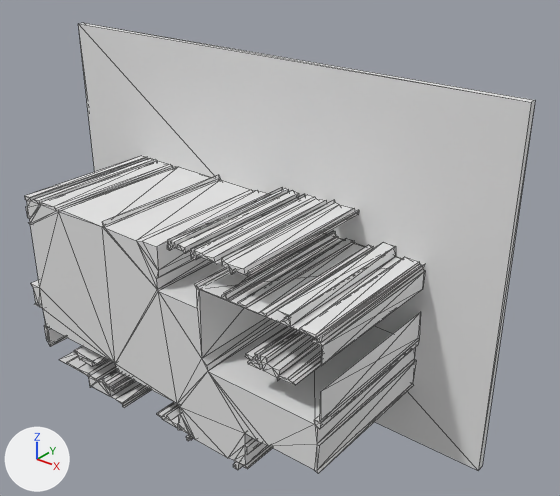
A saved change to the glTF model version one/out_3d/22_7.glb.
Both versions are drawn from a 50 mm camera at (14.26, -10.95, 9.79) aimed at (6.1, -0.75, 3.47). The lights are fixed; the arrows at lower left show +X, +Y and +Z. Mesh edges are drawn as thin lines. Where no turn or scale is listed for an object, it has been applied to the vertices.

The first picture shows 'geometry_0'.
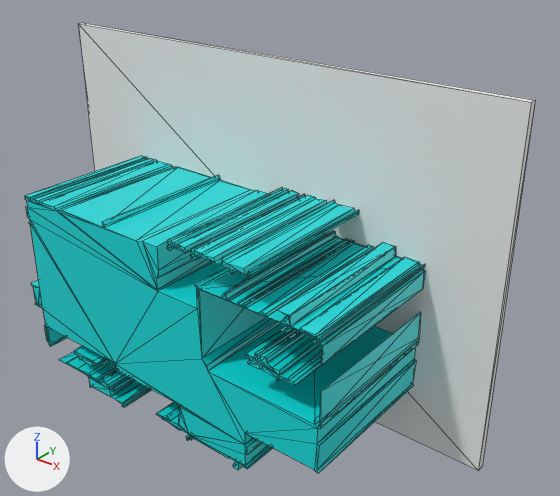
Patch to the scene script:
```diff
--- a/version one/out_3d/22_7.glb.py
+++ b/version one/out_3d/22_7.glb.py
@@ mat_defaultmaterial @@
+mat_defaultmaterial = bpy.data.materials.new('DefaultMaterial')
+mat_defaultmaterial.use_nodes = True; mat_defaultmaterial.node_tree.nodes.clear()
+_N = mat_defaultmaterial.node_tree.nodes; _L = mat_defaultmaterial.node_tree.links
+n0 = _N.new('ShaderNodeOutputMaterial'); n0.name = 'Material Output'
+n1 = _N.new('ShaderNodeBsdfPrincipled'); n1.name = 'Principled BSDF'
+n2 = _N.new('ShaderNodeVertexColor'); n2.name = 'Color Attribute'
+_L.new(n1.outputs[0], n0.inputs[0])  # 'BSDF' to 'Surface'
+_L.new(n2.outputs[0], n1.inputs[0])  # 'Color' to 'Base Color'
@@ me_geometry_0 @@
 # used by ob_geometry_0; location = (0.0, 0.0, 0.0)
-me_geometry_0.from_pydata(...)  # 578 vertices, 1124 faces; spans x 0.0..10.23, y -3.15..0.0, z 0.0..6.81
+me_geometry_0.from_pydata(...)  # 586 vertices, 1140 faces; spans x 0.0..10.23, y -3.15..0.0, z 0.0..6.81
+# me_geometry_0 part 1: 2 vertices moved from x 5.6, y -3.15..-0.15, z 0.48 to x 5.64, y -3.15..-0.15, z 0.48; 10 vertices removed from x 5.03..5.85, y -3.15..-0.15, z 0.35..0.62; 6 vertices added at x 5.01..5.84, y -3.15..-0.15, z 0.35..0.55
+# me_geometry_0 part 2: 12 vertices added at x 7.21..8.79, y -3.15..-0.15, z 3.69..3.76
+# me_geometry_0 part 3: 786 faces spanning x 0.0..10.23, y -3.15..0.0, z 0.0..6.81 switch from no material to mat_defaultmaterial
```

What differs and where, as boxes [x1, y1, x2, y2] in the pictures (560 x 496 px; the box of a moved part takes in the faces that stretch with it):
part 1 of me_geometry_0, moved or reshaped: before [157, 402, 190, 441]; after [156, 414, 190, 441]
part 2 of me_geometry_0, added (cyan): after [219, 238, 425, 343]
part 3 of me_geometry_0, recoloured: [25, 24, 478, 473] in both
